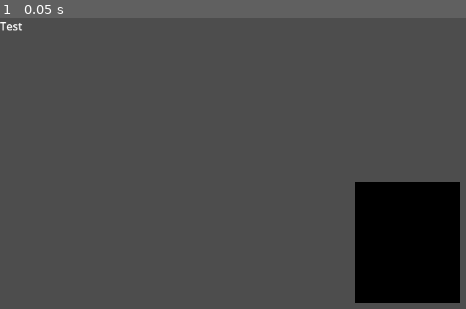
Above: before the commit, frame 1.
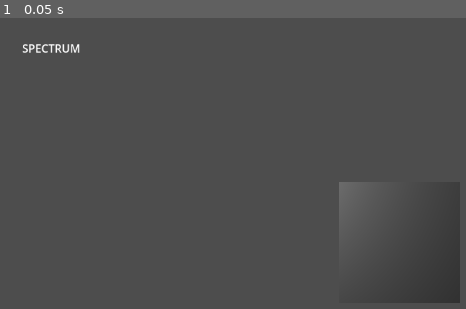
Above: after the commit, the same moment.

Repository: martinfuchs/godot_audioreactive_objects
Game: Godot game, scene res://root_scene.tscn
Two runs of this game, one before a commit and one after it. Both use one fixed random seed, a clock stepped at 60 frames per second and the inputs below.
Inputs:
- Up to frame 1 (0.05 s): no input

The runs differ from the first frame. In frame 1, 9.8% of the frame differs, in the area x 0-99%, y 1-98%.
Error before the commit: Parse Error: Expected end of statement after variable declaration, found "(" instead. (res://show_spectrum.gd:29)

Commit message:
basic setup

Diff:
--- a/audio_interpreter.gd
+++ /dev/null
@@ -1,11 +0,0 @@
-extends MeshInstance3D
-
-
-# Called when the node enters the scene tree for the first time.
-func _ready():
-	pass # Replace with function body.
-
-
-# Called every frame. 'delta' is the elapsed time since the previous frame.
-func _process(delta):
-	pass
--- a/default_bus_layout.tres
+++ b/default_bus_layout.tres
@@ -4,5 +4,6 @@
 resource_name = "SpectrumAnalyzer"
 
 [resource]
+bus/0/volume_db = -80.0
 bus/0/effect/0/effect = SubResource("AudioEffectSpectrumAnalyzer_qsetq")
 bus/0/effect/0/enabled = true
--- a/root_scene.tscn
+++ b/root_scene.tscn
@@ -1,7 +1,7 @@
 [gd_scene load_steps=5 format=3 uid="uid://q30qqmrtwxlc"]
 
-[ext_resource type="Script" path="res://audio_interpreter.gd" id="1_un4cg"]
-[ext_resource type="Script" path="res://show_spectrum.gd" id="2_mwokg"]
+[ext_resource type="Script" path="res://scripts/audio_interpreter.gd" id="1_un4cg"]
+[ext_resource type="Script" path="res://scripts/show_spectrum.gd" id="2_mwokg"]
 
 [sub_resource type="AudioStreamMicrophone" id="AudioStreamMicrophone_gva5d"]
 
@@ -11,6 +11,7 @@
 
 [node name="AudioStreamPlayer" type="AudioStreamPlayer" parent="."]
 stream = SubResource("AudioStreamMicrophone_gva5d")
+autoplay = true
 
 [node name="MeshInstance3D" type="MeshInstance3D" parent="."]
 mesh = SubResource("BoxMesh_k8068")
@@ -20,11 +21,14 @@
 transform = Transform3D(1, 0, 0, 0, 1, 0, 0, 0, 1, 0, 0, 2.90155)
 
 [node name="SubViewportContainer" type="SubViewportContainer" parent="."]
-offset_right = 40.0
-offset_bottom = 40.0
+offset_left = 32.0
+offset_top = 32.0
+offset_right = 544.0
+offset_bottom = 544.0
 
 [node name="SubViewport" type="SubViewport" parent="SubViewportContainer"]
 handle_input_locally = false
+size = Vector2i(200, 200)
 render_target_update_mode = 4
 
 [node name="RootNode2d" type="Control" parent="SubViewportContainer/SubViewport"]
@@ -33,11 +37,15 @@
 offset_right = 40.0
 offset_bottom = 40.0
 
-[node name="spectrum" type="Node2D" parent="SubViewportContainer/SubViewport/RootNode2d"]
-script = ExtResource("2_mwokg")
-
 [node name="Label" type="Label" parent="SubViewportContainer/SubViewport/RootNode2d"]
 layout_mode = 0
 offset_right = 40.0
 offset_bottom = 23.0
-text = "Test"
+text = "SPECTRUM"
+
+[node name="spectrum" type="Node2D" parent="SubViewportContainer/SubViewport/RootNode2d"]
+position = Vector2(0, 30)
+script = ExtResource("2_mwokg")
+
+[node name="OmniLight3D" type="OmniLight3D" parent="."]
+transform = Transform3D(1, 0, 0, 0, 1, 0, 0, 0, 1, -1.40974, 0.918409, 1.22484)
--- /dev/null
+++ b/scripts/audio_interpreter.gd
@@ -0,0 +1,14 @@
+extends Node3D
+
+@onready var spectrum = Spectrum.new()
+
+func _ready():
+	spectrum.vu_count = 16
+	spectrum.smoothing = 0.4
+	spectrum.init()
+
+
+func _process(delta):
+	spectrum.calculate()
+	position.y = spectrum.get_energy_at(0) #input 0-16 according to defined vu_count, returns value between 0 and 1
+	rotation.x += spectrum.get_energy_at(2)*0.01
--- a/show_spectrum.gd
+++ b/scripts/show_spectrum.gd
@@ -21,13 +21,12 @@
 
 
 func _draw():
-	#warning-ignore:integer_division
 	var w = WIDTH / VU_COUNT
 	var prev_hz = 0
-	for i in range(1, VU_COUNT+1):
+	for i in range(0, VU_COUNT+1):
 		var hz = i * FREQ_MAX / VU_COUNT
-		var magnitude: float.get_magnitude_for_frequency_range(prev_hz, hz).length()
-		var energy = clamp((MIN_DB + linear_to_db(magnitude)) / MIN_DB, 0, 1)
+		var magnitude: float = spectrum.get_magnitude_for_frequency_range(prev_hz, hz).length()
+		var energy = clamp((MIN_DB + linear_to_db(magnitude)) / MIN_DB, 0.0, 1.0)
 		var height = energy * HEIGHT
 		draw_rect(Rect2(w * i, HEIGHT - height, w, height), Color(1,1,1))
 		prev_hz = hz
--- /dev/null
+++ b/scripts/spectrum.gd
@@ -0,0 +1,41 @@
+extends Node
+class_name Spectrum
+
+const FREQ_MAX = 11050.0
+
+@export var vu_count = 16
+@export var min_db = 60
+@export var smoothing = 0.1
+
+
+var spectrum
+var energy_array = []
+
+
+func init():
+	spectrum = AudioServer.get_bus_effect_instance(0,0)
+
+	for i in range(0, vu_count+1):
+		energy_array.append(0)
+
+
+func calculate():
+	var prev_hz = 0
+
+	var index_pos = 0
+	for i in range(0, vu_count+1):
+		var hz = i * FREQ_MAX / vu_count
+		var magnitude: float = spectrum.get_magnitude_for_frequency_range(prev_hz, hz).length()
+		var energy = clamp((min_db + linear_to_db(magnitude)) / min_db, 0.0, 1.0)
+		energy_array[index_pos] += (energy-energy_array[index_pos])*smoothing
+
+		index_pos+=1
+		prev_hz = hz
+
+
+func get_energy_at(index):
+	if index>=0 and index<energy_array.size():
+		return energy_array[index]
+	else:
+		print("energy array index error!")
+		return 0
